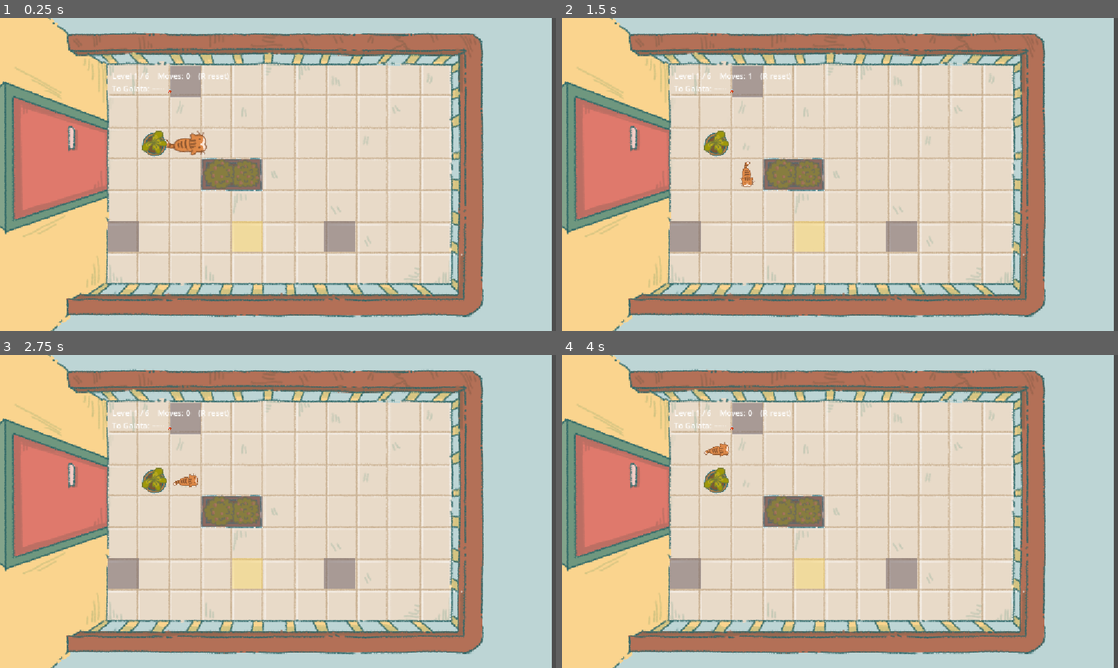
Above: before the commit, frames 1-4 (two rows, left to right).
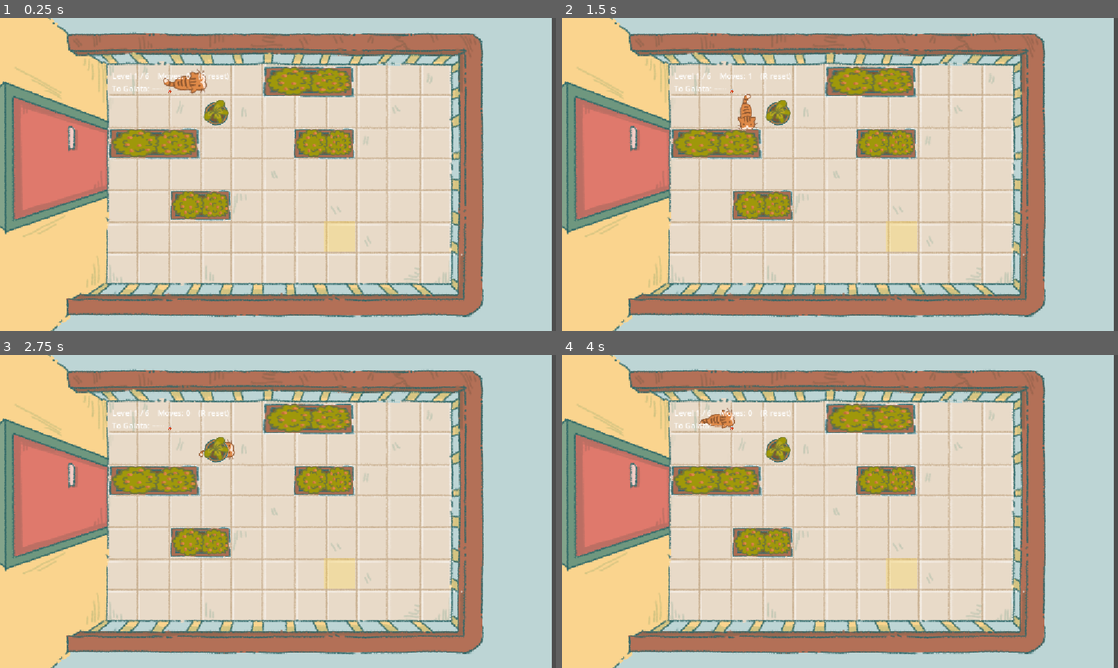
Above: after the commit, the same moments.

Repository: sigunthedeer/icg
Game: Godot game, scene res://puzzle.tscn
Two runs of this game, one before a commit and one after it. Both use one fixed random seed, a clock stepped at 60 frames per second and the inputs below. This scene is started directly instead of the project's main scene.
Inputs:
- Up to frame 1 (0.25 s): no input
- Up to frame 2 (1.5 s): tap Enter (ui_accept) at 0.5, 0.77 s; hold Right (ui_right) 0.53-1.28 s; tap R at 0.6 s; hold Down (ui_down) from 1.28 s (still down); tap M at 1.35 s
- Up to frame 3 (2.75 s): tap Enter (ui_accept) at 1.52, 2 s; release Down (ui_down) at 2.03 s; hold Right (ui_right) from 2.03 s (still down); tap R at 2.1 s
- Up to frame 4 (4 s): release Right (ui_right) at 2.78 s; hold Up (ui_up) 2.78-3.53 s; tap M at 2.85 s; tap Enter (ui_accept) at 3.02, 3.5, 3.77 s; hold Left (ui_left) from 3.53 s (still down); tap R at 3.6 s

The runs differ from the first frame. In frame 1, 8.8% of the frame differs, in the area x 19-64%, y 15-75%; in frame 2, 9.0%; in frame 3, 8.7%; in frame 4, 9.0%.

Commit message:
Real plant walls + pot; fix cat squash scale; remove debug rects

Diff:
--- a/puzzle.gd
+++ b/puzzle.gd
@@ -10,20 +10,26 @@
 # --- LEVELS: the puzzle is DATA. Add or reorder freely. ---
 # Each: where the cat starts, its pots, the goal tile, and the walls.
 const LEVELS := [
-	{ "cat": Vector2i(2,2), "pots": [Vector2i(1,2)], "goal": Vector2i(4,5),
-	  "walls": [Vector2i(0,5), Vector2i(2,0), Vector2i(7,5)],
-	  "furniture": [ {"cell": Vector2i(3,3), "w": 2} ] },
-	{ "cat": Vector2i(4,3), "pots": [Vector2i(3,3)], "goal": Vector2i(6,2),
-	  "walls": [Vector2i(1,1), Vector2i(3,4), Vector2i(4,2), Vector2i(6,3), Vector2i(7,4)] },
-	{ "cat": Vector2i(3,1), "pots": [Vector2i(2,4)], "goal": Vector2i(0,0),
-	  "walls": [Vector2i(0,3), Vector2i(2,0), Vector2i(2,5), Vector2i(4,1), Vector2i(6,4)] },
-	{ "cat": Vector2i(2,0), "pots": [Vector2i(3,2)], "goal": Vector2i(7,2),
-	  "walls": [Vector2i(1,1), Vector2i(3,1), Vector2i(4,0), Vector2i(5,2), Vector2i(7,4)] },
-	{ "cat": Vector2i(1,2), "pots": [Vector2i(2,3)], "goal": Vector2i(7,3),
-	  "walls": [Vector2i(0,5), Vector2i(1,1), Vector2i(2,2), Vector2i(2,5), Vector2i(4,4), Vector2i(5,0), Vector2i(5,3), Vector2i(7,1)] },
-	{ "cat": Vector2i(1,2), "pots": [Vector2i(6,3)], "goal": Vector2i(2,0),
-	  "walls": [Vector2i(0,5), Vector2i(1,4), Vector2i(2,1), Vector2i(3,4), Vector2i(4,0), Vector2i(4,4), Vector2i(5,5), Vector2i(6,2), Vector2i(7,2)] },
+	{ "cat": Vector2i(2,0), "pots": [Vector2i(3,1)], "goal": Vector2i(7,5),
+	  "walls": [],
+	  "furniture": [ {"cell": Vector2i(0,2), "w": 3}, {"cell": Vector2i(2,4), "w": 2}, {"cell": Vector2i(6,2), "w": 2}, {"cell": Vector2i(5,0), "w": 3} ] },
+	{ "cat": Vector2i(4,5), "pots": [Vector2i(2,4)], "goal": Vector2i(7,0),
+	  "walls": [],
+	  "furniture": [ {"cell": Vector2i(5,3), "w": 3}, {"cell": Vector2i(1,0), "w": 3}, {"cell": Vector2i(1,1), "w": 2} ] },
+	{ "cat": Vector2i(2,2), "pots": [Vector2i(3,3)], "goal": Vector2i(1,0),
+	  "walls": [],
+	  "furniture": [ {"cell": Vector2i(2,1), "w": 3}, {"cell": Vector2i(0,3), "w": 3}, {"cell": Vector2i(5,4), "w": 3} ] },
+	{ "cat": Vector2i(7,0), "pots": [Vector2i(2,4)], "goal": Vector2i(6,3),
+	  "walls": [],
+	  "furniture": [ {"cell": Vector2i(3,1), "w": 2}, {"cell": Vector2i(0,3), "w": 2}, {"cell": Vector2i(5,4), "w": 2}, {"cell": Vector2i(3,5), "w": 2} ] },
+	{ "cat": Vector2i(3,2), "pots": [Vector2i(3,4)], "goal": Vector2i(6,0),
+	  "walls": [],
+	  "furniture": [ {"cell": Vector2i(2,1), "w": 3}, {"cell": Vector2i(1,5), "w": 3}, {"cell": Vector2i(5,3), "w": 3} ] },
+	{ "cat": Vector2i(3,5), "pots": [Vector2i(5,4)], "goal": Vector2i(1,0),
+	  "walls": [],
+	  "furniture": [ {"cell": Vector2i(3,2), "w": 3}, {"cell": Vector2i(5,0), "w": 2}, {"cell": Vector2i(5,5), "w": 2}, {"cell": Vector2i(1,4), "w": 3} ] },
 ]
+
 
 var level_index := 0
 var cat_cell: Vector2i
@@ -111,7 +117,10 @@
 		var spr := Sprite2D.new()                   # one wide image across them
 		spr.texture = load("res://plant_wall.png")
 		var target_w := wdt * CELL_SIZE
-		spr.scale = Vector2.ONE * (float(target_w) / spr.texture.get_width())
+		spr.scale = Vector2(
+			float(wdt * CELL_SIZE) / spr.texture.get_width(),
+			float(CELL_SIZE) / spr.texture.get_height()
+		)
 		spr.position = _cell_to_px(c) + Vector2((wdt - 1) * CELL_SIZE * 0.5, 0)
 		spr.z_index = -1                            # above floor, below cat
 		add_child(spr)
@@ -234,17 +243,14 @@
 		_tween.tween_property(pot_sprites[i], "position", _cell_to_px(pots[i]), MOVE_TIME)
 	# little squash toward the direction of movement
 	var dir := Vector2(cat_cell - _prev_cell)
-	cat.scale = Vector2(0.35, 0.35)   # your normal scale
-	_tween.tween_property(cat, "scale", Vector2(0.4, 0.31), MOVE_TIME * 0.4)
-	_tween.chain().tween_property(cat, "scale", Vector2(0.35, 0.35), MOVE_TIME * 0.6)
+	cat.scale = Vector2(0.6, 0.6)   # your normal scale
+	_tween.tween_property(cat, "scale", Vector2(0.57, 0.44), MOVE_TIME * 0.4)
+	_tween.chain().tween_property(cat, "scale", Vector2(0.5, 0.5), MOVE_TIME * 0.6)
 
 func _cell_to_px(c: Vector2i) -> Vector2:
 	return Vector2(c) * CELL_SIZE + Vector2(CELL_SIZE, CELL_SIZE) * 0.5
 
 func _draw() -> void:
-	# Grid lines removed — Tu Anh's floor tiles are the grid now.
-	for w in walls:
-		var p := _cell_to_px(w) - Vector2(CELL_SIZE, CELL_SIZE) * 0.5
-		draw_rect(Rect2(p, Vector2(CELL_SIZE, CELL_SIZE)), Color(0.45, 0.4, 0.42, 0.55), true)
+	# Walls are furniture art now; just the goal tile remains.
 	var g := _cell_to_px(goal) - Vector2(CELL_SIZE, CELL_SIZE) * 0.5
-	draw_rect(Rect2(g, Vector2(CELL_SIZE, CELL_SIZE)), Color(1, 0.85, 0.3, 0.35), true)
+	draw_rect(Rect2(g, Vector2(CELL_SIZE, CELL_SIZE)), Color(1, 0.85, 0.3, 0.3), true)
